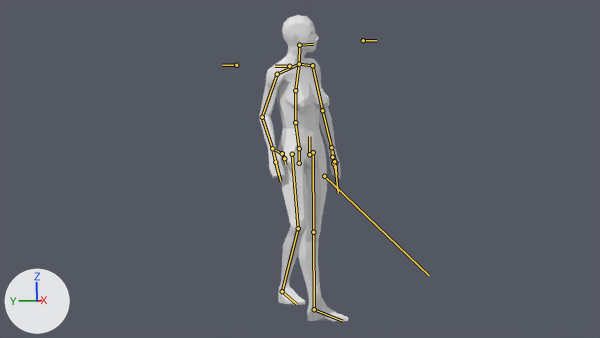
A saved change to the Blender file Blender Files/human_female4_melee.blend.
Rendered twice from the file's camera 'Camera'. The lights are fixed; the arrows at lower left show +X, +Y and +Z. Both versions are drawn at frame 114 of the action 'rootAction'; the numbers are the values there. The bones that bend it are drawn over the model as lines. Materials are left out; every surface is plain grey.

In view in the first picture: 'female'.
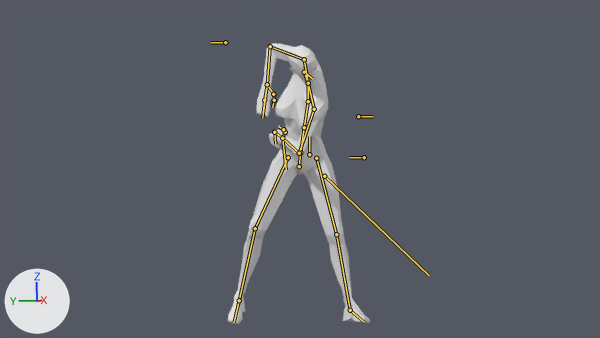
Location of each change, [x1, y1, x2, y2] in pixels of the pictures (600 x 338 px):
'female', posed (59% wider, 8% shorter): before [259, 15, 348, 321]; after [228, 43, 370, 324]
bone 'Root', root to tip: before (299, 163) to (299, 148); after (299, 166) to (300, 152)
bone 'Lower Abs', root to tip: before (299, 148) to (295, 122); after (300, 152) to (304, 127)
bone 'Mid Abs', root to tip: before (295, 122) to (295, 90); after (304, 127) to (308, 101)
bone 'Chest', root to tip: before (295, 90) to (299, 64); after (308, 101) to (308, 83)
bone 'Neck', root to tip: before (299, 64) to (299, 45); after (308, 83) to (304, 72)
bone 'Shoulder.L', root to tip: before (299, 64) to (312, 65); after (308, 83) to (314, 109)
bone 'Shoulder.R', root to tip: before (299, 64) to (277, 74); after (308, 83) to (304, 59)
bone 'HandIK.R', root to tip: before (272, 148) to (280, 181); after (267, 84) to (262, 118)
bone 'ArmIK.L', root to tip: before (289, 66) to (275, 66); after (364, 157) to (349, 157)
bone 'ArmIK.R', root to tip: before (236, 65) to (222, 65); after (225, 42) to (211, 42)
bone 'HandIK.L', root to tip: before (334, 161) to (338, 193); after (282, 138) to (286, 169)
bone 'Head Target', root to tip: before (363, 40) to (376, 40); after (358, 116) to (372, 116)

Edits to the bpy script that builds the scene:
```text
Change bone_root:
    where bone_root = bpy.data.objects['root'].pose.bones['Root']
    bone_root.location: (0.0, 0.0, 0.0) -> (0.0, -0.2, 0.0)
    bone_root.rotation_quaternion: (0.979, 0.0, -0.206, 0.0) -> (0.923, 0.077, -0.378, 0.002)  # degrees (0, -24, 0) -> degrees (11, -44, -4)
Change bone_lower_abs:
    where bone_lower_abs = bpy.data.objects['root'].pose.bones['Lower Abs']  # child of 'Root'
    bone_lower_abs.rotation_quaternion: (0.997, -0.077, 0.0, 0.0) -> (0.99, 0.09, -0.138, 0.02)  # degrees (-9, 0, 0) -> degrees (10, -16, 1)
Change bone_mid_abs:
    where bone_mid_abs = bpy.data.objects['root'].pose.bones['Mid Abs']  # child of 'Lower Abs'
    bone_mid_abs.rotation_quaternion: (0.997, 0.081, 0.0, 0.0) -> (0.923, 0.131, -0.384, -0.019)  # degrees (9, 0, 0) -> degrees (20, -44, -11)
Change bone_chest:
    where bone_chest = bpy.data.objects['root'].pose.bones['Chest']  # child of 'Mid Abs'
    bone_chest.rotation_quaternion: (0.997, 0.084, 0.0, 0.0) -> (0.975, 0.114, -0.193, -0.035)  # degrees (10, 0, 0) -> degrees (15, -22, -7)
Change bone_neck:
    where bone_neck = bpy.data.objects['root'].pose.bones['Neck']  # child of 'Chest'
    bone_neck.rotation_quaternion: (0.998, -0.065, 0.0, 0.0) -> (0.992, 0.123, -0.036, -0.006)  # degrees (-7, 0, 0) -> degrees (14, -4, -1)
Change bone_shoulder_l:
    where bone_shoulder_l = bpy.data.objects['root'].pose.bones['Shoulder.L']  # child of 'Chest'
    bone_shoulder_l.rotation_quaternion: (1.0, 0.0, 0.0, 0.0) -> (0.961, 0.248, 0.022, -0.121)  # degrees (0, 0, 0) -> degrees (28, 6, -13)
Change bone_shoulder_r:
    where bone_shoulder_r = bpy.data.objects['root'].pose.bones['Shoulder.R']  # child of 'Chest'
    bone_shoulder_r.rotation_quaternion: (0.994, 0.0, 0.0, 0.111) -> (0.985, -0.11, -0.02, -0.133)  # degrees (0, 0, 13) -> degrees (-12, -4, -15)
Change bone_handik_r:
    where bone_handik_r = bpy.data.objects['root'].pose.bones['HandIK.R']
    bone_handik_r.location: (-4.2, -4.3, -0.8) -> (-0.69, -5.54, -1.44)
    bone_handik_r.rotation_quaternion: (0.774, 0.117, 0.093, 0.616) -> (0.775, -0.029, -0.031, 0.621)  # degrees (17, 0, 77) -> degrees (-5, -1, 77)
Change bone_iklegpole_l:
    where bone_iklegpole_l = bpy.data.objects['root'].pose.bones['IKLegPole.L']
    bone_iklegpole_l.location: (0.0, 0.0, 0.0) -> (2.94, -0.42, -0.07)
Change bone_ikleg_l:
    where bone_ikleg_l = bpy.data.objects['root'].pose.bones['IKLeg.L']
    bone_ikleg_l.location: (-0.46, -0.68, 0.01) -> (0.23, -2.75, -0.97)
    bone_ikleg_l.rotation_quaternion: (1.0, 0.0, 0.0, 0.0) -> (1.001, -0.023, -0.062, 0.375)  # degrees (0, 0, 0) -> degrees (-5, -5, 41)
Change bone_iklegpole_r:
    where bone_iklegpole_r = bpy.data.objects['root'].pose.bones['IKLegPole.R']
    bone_iklegpole_r.location: (3.93, -1.78, -1.59) -> (3.75, -6.87, -2.28)
Change bone_ikleg_r:
    where bone_ikleg_r = bpy.data.objects['root'].pose.bones['IKLeg.R']
    bone_ikleg_r.location: (-0.12, 0.96, -0.8) -> (0.67, 2.93, 0.39)
    bone_ikleg_r.rotation_quaternion: (0.918, 0.0, -0.131, 0.374) -> (0.792, -0.109, -0.398, 0.679)  # degrees (-6, -14, 45) -> degrees (-38, -23, 89)
Change bone_armik_l:
    where bone_armik_l = bpy.data.objects['root'].pose.bones['ArmIK.L']
    bone_armik_l.location: (0.0, 0.0, 0.0) -> (5.31, -9.13, -16.28)
Change bone_armik_r:
    where bone_armik_r = bpy.data.objects['root'].pose.bones['ArmIK.R']
    bone_armik_r.location: (0.0, 1.76, -3.83) -> (1.26, 2.39, -3.91)
Change bone_handik_l:
    where bone_handik_l = bpy.data.objects['root'].pose.bones['HandIK.L']
    bone_handik_l.location: (5.12, -3.85, 1.52) -> (3.62, -7.95, -0.3)
Change bone_head_target:
    where bone_head_target = bpy.data.objects['root'].pose.bones['Head Target']
    bone_head_target.location: (0.62, 0.0, -0.21) -> (-5.38, 1.48, 3.7)
    bone_head_target.rotation_quaternion: (1.0, 0.0, 0.0, 0.0) -> (0.952, 0.0, 0.307, 0.0)  # degrees (0, 0, 0) -> degrees (0, 36, 0)
```
